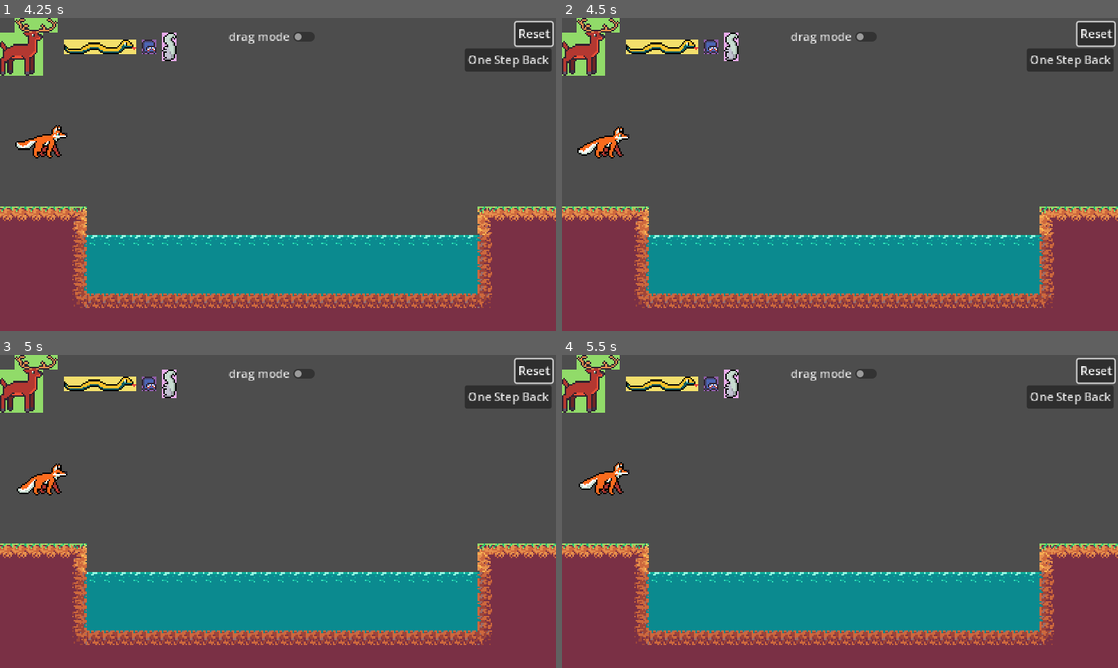
Above: before the commit, frames 1-4 (two rows, left to right).
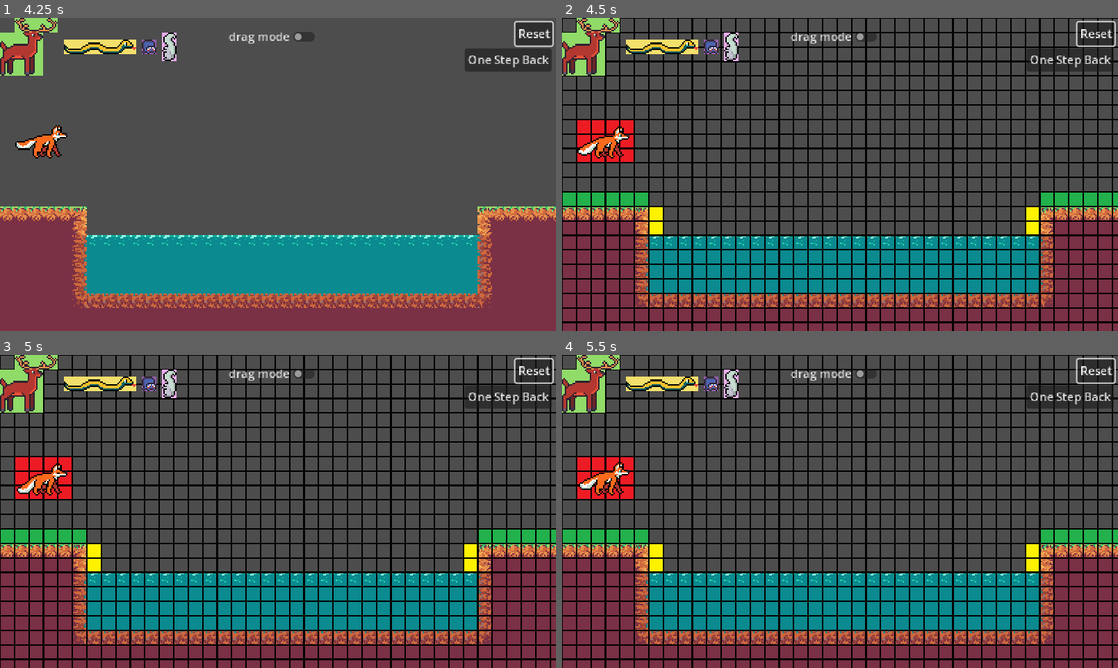
Above: after the commit, the same moments.

Repository: mango-gremlin/arch-enemies
Game: Godot game, scene res://bridges/scenes/Grid.tscn
Two runs of this game, one before a commit and one after it. Both use one fixed random seed, a clock stepped at 60 frames per second and the inputs below. This scene is started directly instead of the project's main scene.
Inputs (mouse positions are in pixels of both pictures, inside the frame that each line leads up to):
- Up to frame 1 (4.25 s): click "drag mode" at 0.5 s; click "fox mode" at 1.25 s; click "One Step Back" at 2 s; click "Reset" at 2.75 s; move the mouse to (400, 158) at 3.52 s; press the mouse at (400, 158) at 3.53 s; hold D (move_right) from 3.53 s (still down); tap W (move_up) at 3.77 s
- Up to frame 2 (4.5 s): keep holding D (move_right); move the mouse to (728, 190) at 4.27 s; release the mouse at (728, 190) at 4.28 s; tap E (interact_overworld) at 4.35 s
- Up to frame 3 (5 s): keep holding D (move_right); tap W (move_up) at 4.52 s
- Up to frame 4 (5.5 s): move the mouse to (895, 442) at 5.02 s; release D (move_right) at 5.03 s; hold A (left) from 5.03 s (still down); tap Q (use_item) at 5.1 s

Frame 1 is identical in both runs. In frame 2, 21% of the frame differs, in the area x 0-100%, y 0-100%; in frame 3, 21%; in frame 4, 21%.
Error before the commit: Parse Error: Expected ":" after function declaration. (res://bridges/script/grid_drag.gd:156)

Commit message:
draggable squirrel

Diff:
--- a/Arch-enemies/bridges/scenes/Grid.tscn
+++ b/Arch-enemies/bridges/scenes/Grid.tscn
@@ -451,6 +451,16 @@
 8:9/0/physics_layer_0/angular_velocity = 0.0
 8:9/0/physics_layer_0/polygon_0/points = PackedVector2Array(-5, -5, 5, -5, 5, 5, -5, 5)
 
+[sub_resource type="TileSetAtlasSource" id="TileSetAtlasSource_ajim0"]
+texture = ExtResource("11_a366g")
+texture_region_size = Vector2i(10, 10)
+0:0/0 = 0
+0:0/0/physics_layer_0/linear_velocity = Vector2(0, 0)
+0:0/0/physics_layer_0/angular_velocity = 0.0
+0:1/0 = 0
+0:1/0/physics_layer_0/linear_velocity = Vector2(0, 0)
+0:1/0/physics_layer_0/angular_velocity = 0.0
+
 [sub_resource type="TileSetAtlasSource" id="TileSetAtlasSource_vg7ik"]
 texture = ExtResource("6_ue1m2")
 texture_region_size = Vector2i(10, 10)
@@ -597,6 +607,7 @@
 sources/10 = SubResource("TileSetAtlasSource_l8uy3")
 sources/4 = SubResource("TileSetAtlasSource_vg7ik")
 sources/11 = SubResource("TileSetAtlasSource_8m2j8")
+sources/3 = SubResource("TileSetAtlasSource_ajim0")
 
 [node name="Node2D" type="Node2D"]
 
@@ -705,6 +716,7 @@
 [connection signal="current_grid" from="Grid" to="Grid/Control/Animal_Inventory/Deer_Item" method="_on_grid_current_grid"]
 [connection signal="current_grid" from="Grid" to="Grid/Control/Animal_Inventory/Snake_Item" method="_on_grid_current_grid"]
 [connection signal="current_grid" from="Grid" to="Grid/Control/Animal_Inventory/Spider_Item" method="_on_grid_current_grid"]
+[connection signal="current_grid" from="Grid" to="Grid/Control/Animal_Inventory/Squirrel_Item" method="_on_grid_current_grid"]
 [connection signal="dragging_done" from="Grid/Control/Drag_Grid" to="Grid" method="_on_drag_grid_dragging_done"]
 [connection signal="is_dragging" from="Grid/Control/Drag_Grid" to="Grid" method="_on_drag_grid_is_dragging"]
 [connection signal="need_grid" from="Grid/Control/Drag_Grid" to="Grid" method="_on_drag_grid_need_grid"]
@@ -721,6 +733,10 @@
 [connection signal="is_dragging" from="Grid/Control/Animal_Inventory/Spider_Item" to="Grid" method="_on_spider_item_is_dragging"]
 [connection signal="need_grid" from="Grid/Control/Animal_Inventory/Spider_Item" to="Grid" method="_on_spider_item_need_grid"]
 [connection signal="update_grid" from="Grid/Control/Animal_Inventory/Spider_Item" to="Grid" method="_on_spider_item_update_grid"]
+[connection signal="dragging_done" from="Grid/Control/Animal_Inventory/Squirrel_Item" to="Grid" method="_on_squirrel_item_dragging_done"]
+[connection signal="is_dragging" from="Grid/Control/Animal_Inventory/Squirrel_Item" to="Grid" method="_on_squirrel_item_is_dragging"]
+[connection signal="need_grid" from="Grid/Control/Animal_Inventory/Squirrel_Item" to="Grid" method="_on_squirrel_item_need_grid"]
+[connection signal="update_grid" from="Grid/Control/Animal_Inventory/Squirrel_Item" to="Grid" method="_on_squirrel_item_update_grid"]
 [connection signal="toggled" from="Grid/Control/Drag_or_Fox" to="Grid/Control/Drag_or_Fox" method="_on_toggled"]
 [connection signal="pressed" from="Grid/Control/Reset" to="Grid" method="_on_reset_pressed"]
 [connection signal="pressed" from="Grid/Control/Last_State" to="Grid" method="_on_last_state_pressed"]
--- a/Arch-enemies/bridges/script/DRAGPREVIEW.gd
+++ b/Arch-enemies/bridges/script/DRAGPREVIEW.gd
@@ -18,5 +18,7 @@
 					position = Vector2(global.x-42, global.y-5)
 		"SPIDER":
 					position = Vector2(global.x-100, global.y-10)
+		"SQUIRREL":
+					position = Vector2(global.x-120, global.y-10)
 	if Input.is_action_just_released("click"):
 		queue_free()
--- a/Arch-enemies/bridges/script/grid.gd
+++ b/Arch-enemies/bridges/script/grid.gd
@@ -150,12 +150,12 @@
 			var empty = [Vector2i(0, 3), Vector2i(3, 0), Vector2i(3, 1), Vector2i(3, 2)]
 			#Similarly we need to define what new tiles are now ALLOWED for dragging
 			var new_allowed = [Vector2i(0, 3), Vector2i(1, 4), Vector2i(2, 4), Vector2i(3, 4)]
-			#These two loops just iterate over the grid cells we want to fill
 			#Same for SIDE tiles
 			var new_side = [Vector2i(4, 3), Vector2i(3, 0), Vector2i(3, 1), Vector2i(3, 2),
 			Vector2i(-1, 0), Vector2i(-1, 1)]
-			#Same for BoTTOM tiles
+			#Same for BOTTOM tiles
 			var new_bottom = [Vector2i(0, -1), Vector2i(1, -1), Vector2i(2, -1)]
+			#These two loops just iterate over the grid cells we want to fill
 			for delta in range(4):
 				for epsilon in range(4):
 					var tile_pos = Vector2i(delta, epsilon)
@@ -205,7 +205,18 @@
 					grid[x + position.x][y - position.y] = ENTITY_TYPES.ALLOWED
 		"SQUIRREL":
 			# TODO Squirrel
-			var new_allowed
+			var new_allowed = [Vector2i(-1, 0), Vector2i(-1, 1), Vector2i(0, 2), Vector2i(1, 0), Vector2i(1, 1)]
+			var new_bottom = [Vector2i(0, -1)]
+			for epsilon in range(2):
+				grid[x][y - epsilon] = ENTITY_TYPES.ANIMAL
+				set_cell(0, Vector2i(x, y - epsilon), 3, Vector2i(0, 1 - epsilon))
+			for position in new_allowed:
+				if(grid[x + position.x][y - position.y] == ENTITY_TYPES.AIR):
+					grid[x + position.x][y - position.y] = ENTITY_TYPES.ALLOWED
+			for position in new_bottom:
+				if(grid[x + position.x][y - position.y] == ENTITY_TYPES.AIR):
+					grid[x + position.x][y - position.y] = ENTITY_TYPES.BOTTOM
+
 	#Whenever we change the grid, i.e. update it, we have to track that here
 	state += 1
 	#This allows us to track the previous states and return to them
--- a/Arch-enemies/bridges/script/grid_drag.gd
+++ b/Arch-enemies/bridges/script/grid_drag.gd
@@ -153,6 +153,9 @@
 			is_allowed = true
 	return is_allowed
 
-func is_squirrel_allowed(pos)
+func is_squirrel_allowed(pos):
+	# TODO
 	var is_allowed = false
+	if(grid[pos.x][pos.y] == ENTITY_TYPES.ALLOWED or grid[pos.x][pos.y] == ENTITY_TYPES.SIDE):
+		is_allowed = true
 	return is_allowed
Not shown: 1 places in Arch-enemies/bridges/scenes/Grid.tscn that only renumber resources
